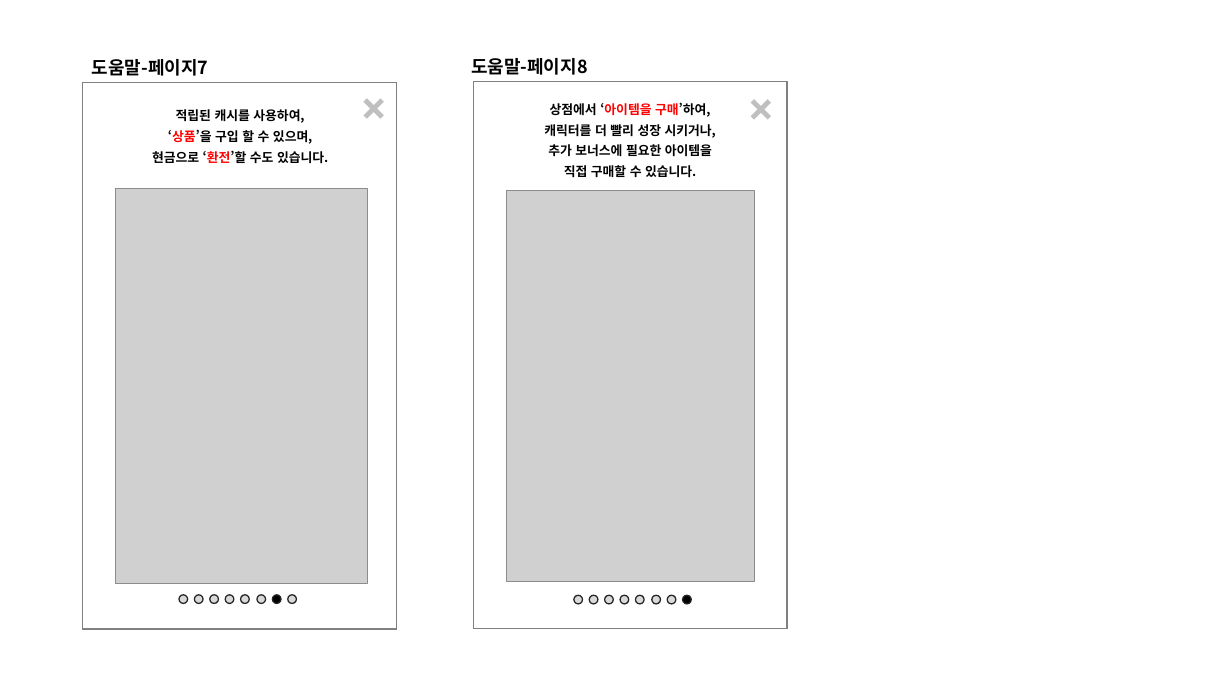
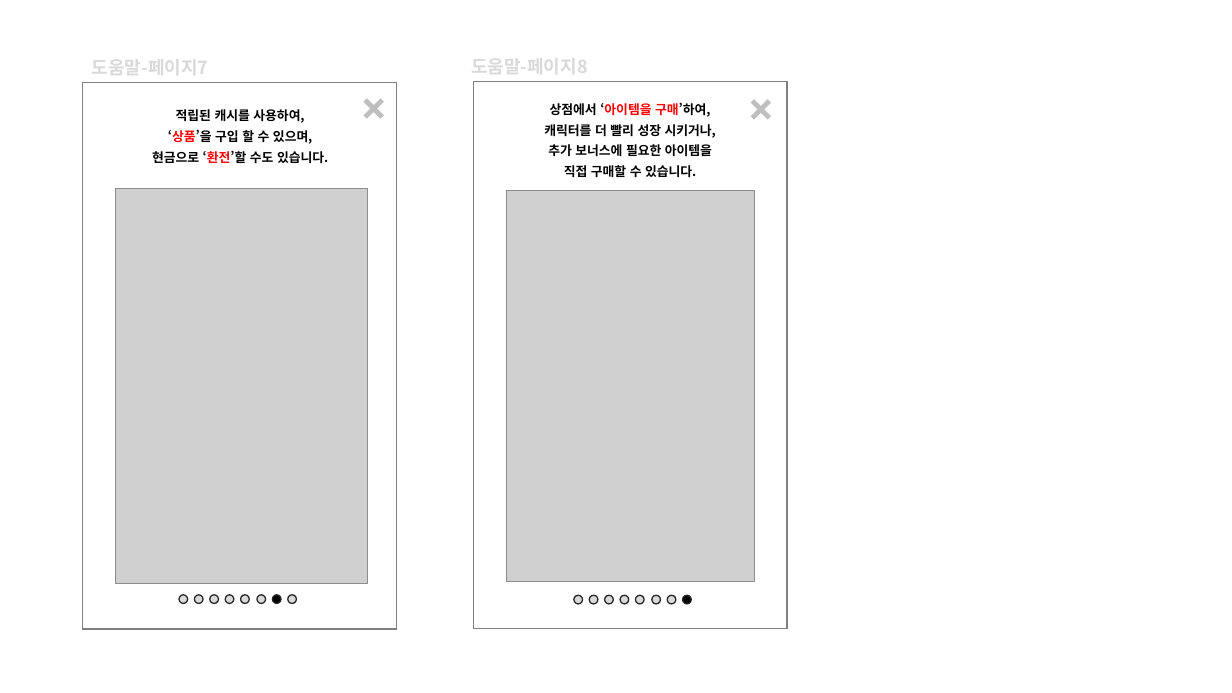
Before and after one commit to nnnyyy/damoney, a slide deck: slide 4 of documents/다머니_UI_v1.9.pptx (slide 41 before the commit). Drawn at 1232x693 pixels with LibreOffice and Linux fonts; fonts in the diff are those of the drawing; grey boxes stand for pictures. Boxes give left, top, right and bottom in pixels: in the first picture for what was removed or moved away, otherwise in the second. Text is boxed around its words. In the diff, an @@ line names an element or a change of style, - is before the commit and + after.

```diff
--- a/documents/다머니_UI_v1.9.pptx
+++ b/documents/다머니_UI_v1.9.pptx
@@ text "도움말-페이지7" at [92, 53, 209, 79]: text colour #000000 to #D9D9D9 @@
@@ text "도움말-페이지8" at [471, 53, 588, 79]: text colour #000000 to #D9D9D9 @@
```
Also in this commit, not shown: 2 other slides changed, 37 slides removed, 1 other file.
